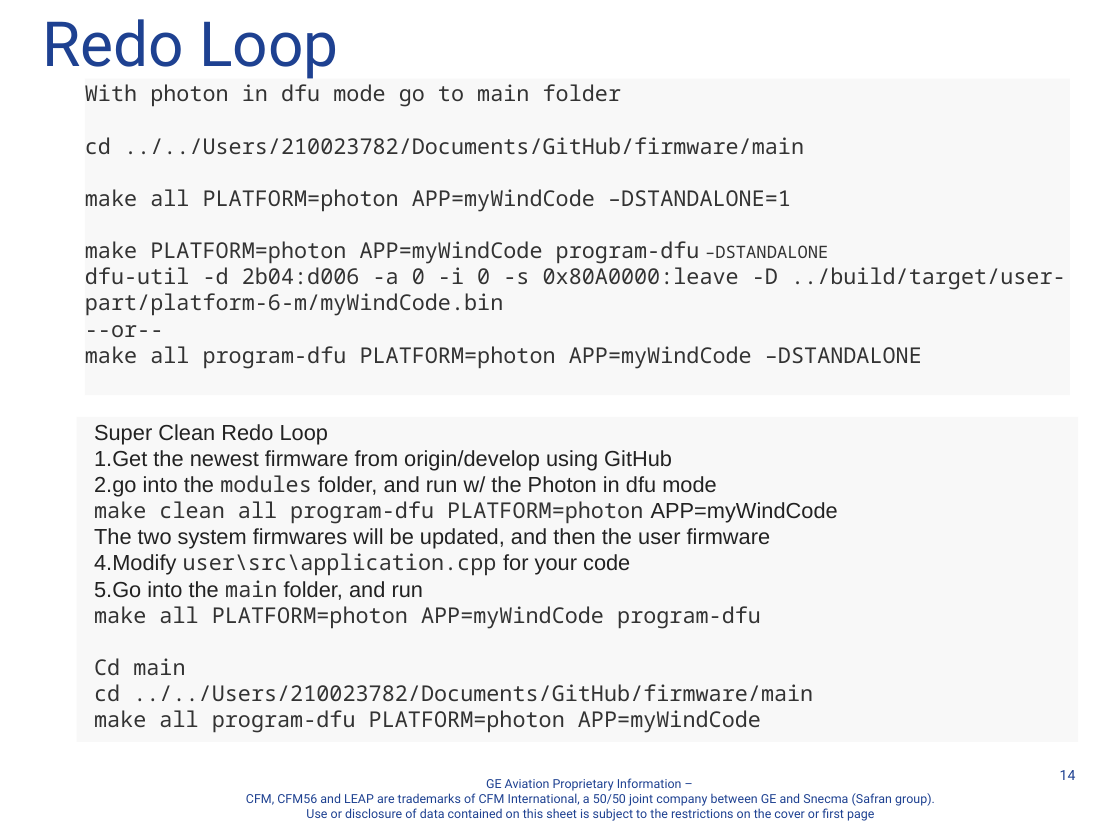
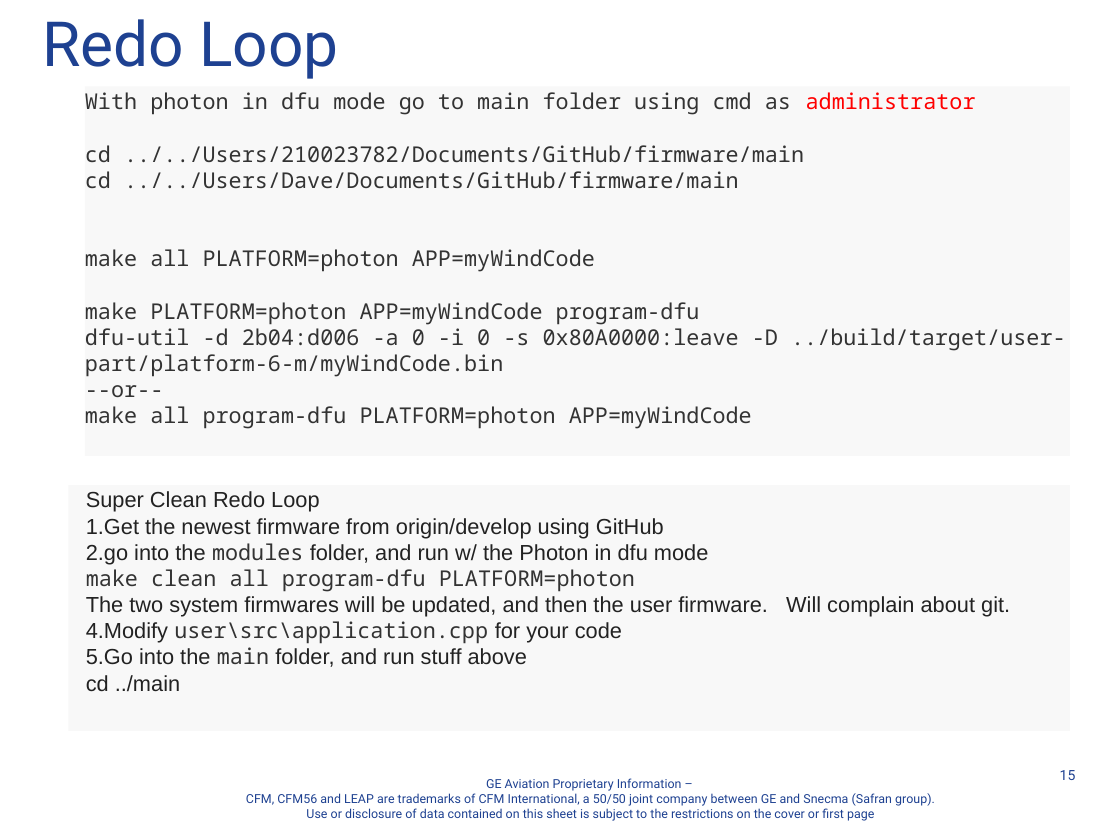
Before and after one commit to davegutz/Wind, a slide deck: slide 15 of Documentation/A Course Controls Laptop Setup Instructions Standalone Photon.pptx (slide 14 before the commit). Drawn at 1120x840 pixels with LibreOffice and Linux fonts; fonts in the diff are those of the drawing; background and template pictures are left out. Boxes give left, top, right and bottom in pixels: in the first picture for what was removed or moved away, otherwise in the second. Text is boxed around its words. In the diff, an @@ line names an element or a change of style, - is before the commit and + after.

```diff
--- a/Documentation/A Course Controls Laptop Setup Instructions Standalone Photon.pptx
+++ b/Documentation/A Course Controls Laptop Setup Instructions Standalone Photon.pptx
@@ rectangle "With photon in dfu mode ...": place and size @@
-rectangle "With photon in dfu mode ..." at (85, 78, 1070, 395)
+rectangle "With photon in dfu mode ..." at (85, 86, 1070, 456)
@@ text in rectangle at (85, 92, 976, 115): text changed @@
-With photon in dfu mode go to main folder
+With photon in dfu mode go to main folder using cmd as administrator
@@ text in rectangle at (85, 171, 739, 325): text changed @@
-make all PLATFORM=photon APP=myWindCode –DSTANDALONE=1
-make PLATFORM=photon APP=myWindCode program-dfu –DSTANDALONE
+cd ../../Users/Dave/Documents/GitHub/firmware/main
+make all PLATFORM=photon APP=myWindCode
+make PLATFORM=photon APP=myWindCode program-dfu
@@ text in rectangle at (85, 406, 752, 429): text changed @@
-make all program-dfu PLATFORM=photon APP=myWindCode –DSTANDALONE
+make all program-dfu PLATFORM=photon APP=myWindCode
@@ rectangle "Super Clean Redo Loop": place and size @@
-rectangle "Super Clean Redo Loop" at (76, 417, 1077, 741)
+rectangle "Super Clean Redo Loop" at (68, 485, 1070, 731)
@@ text in rectangle at (86, 569, 1010, 617): text changed @@
-make clean all program-dfu PLATFORM=photon APP=myWindCode
-The two system firmwares will be updated, and then the user firmware
+make clean all program-dfu PLATFORM=photon
+The two system firmwares will be updated, and then the user firmware. Will complain about git.
@@ text in rectangle at (86, 647, 527, 692): text changed; font Noto Sans Mono to Arial; text colour #333333 to #222222 @@
-5. Go into the main folder, and run
-make all PLATFORM=photon APP=myWindCode program-dfu
-Cd main
-cd ../../Users/210023782/Documents/GitHub/firmware/main
-make all program-dfu PLATFORM=photon APP=myWindCode
+5. Go into the main folder, and run stuff above
+cd ../main
@@ page number at (1060, 770, 1076, 780): text changed @@
-14
+15
```
Also in this commit, not shown: 2 other slides changed, 1 slide added, 3 other files.
